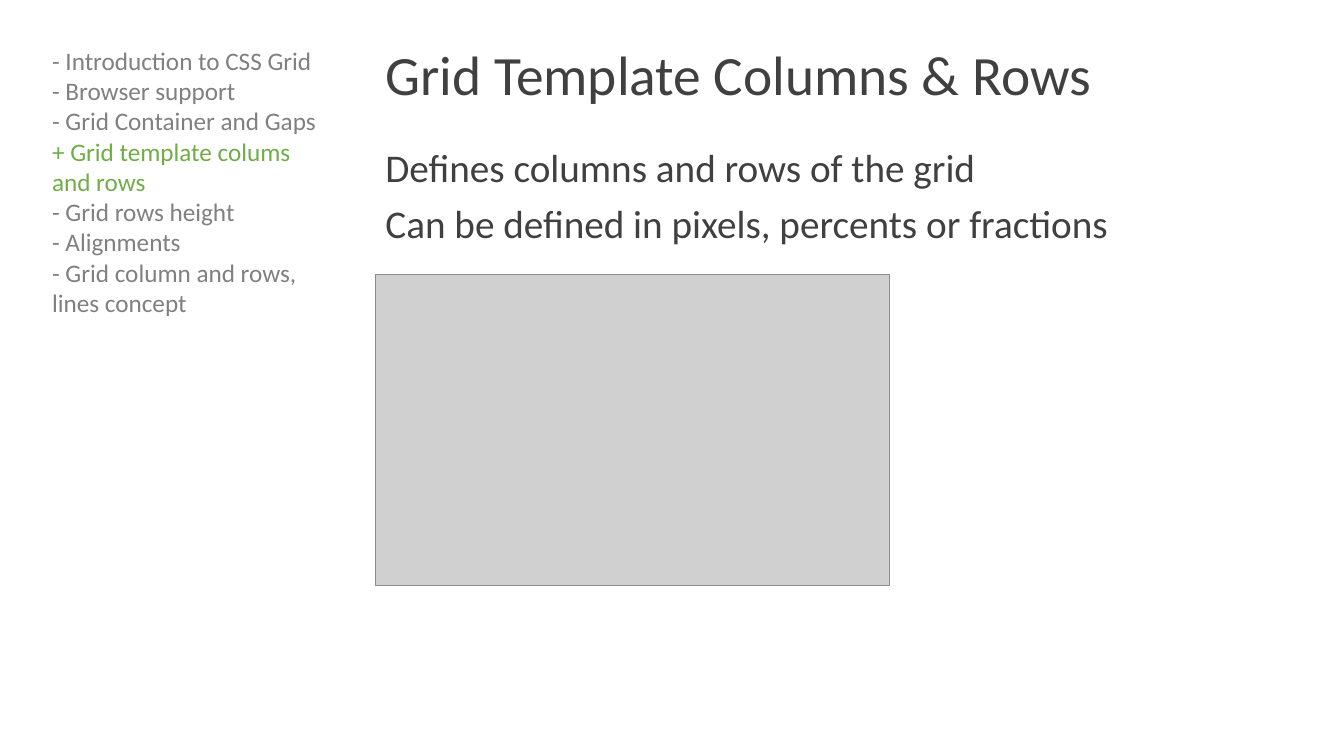
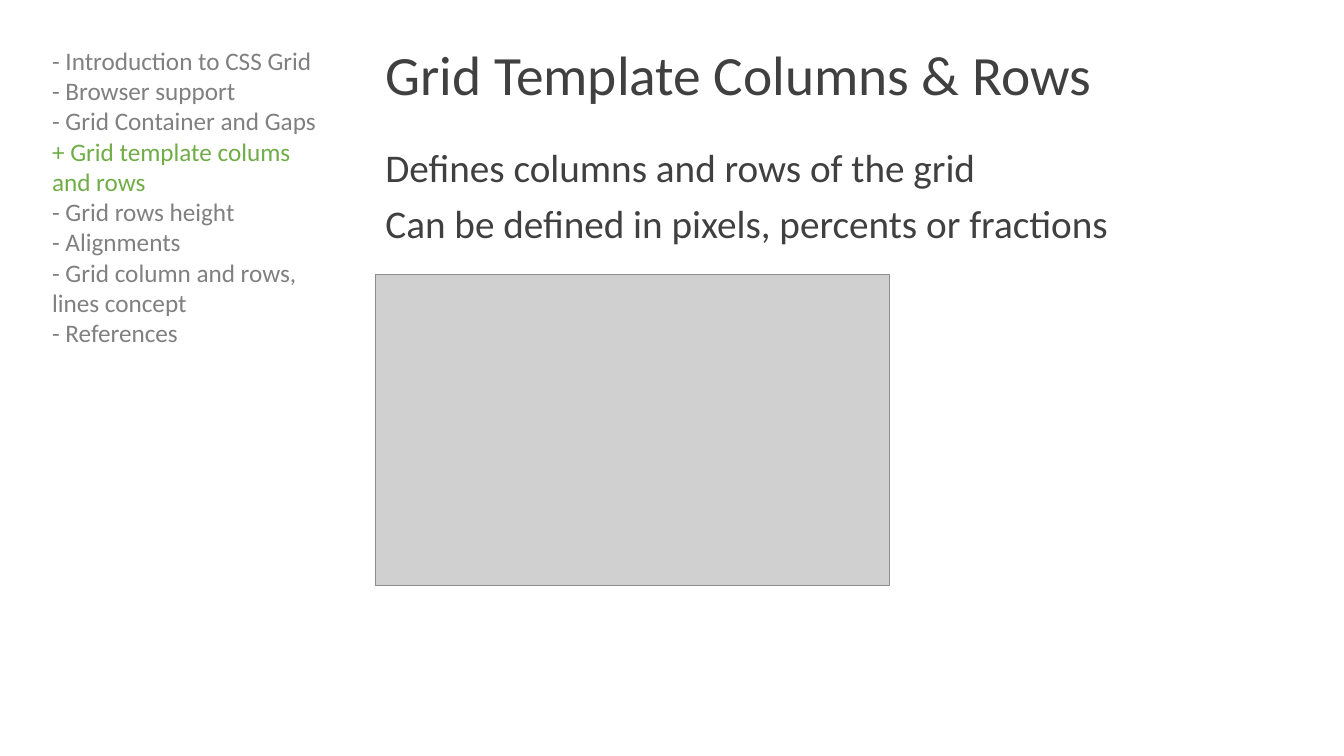
Before and after one commit to TheHelmsman/css-grid-layout, a slide deck: slide 5 of presentation/CSS_Grid_Layouts.pptx. Drawn at 1344x756 pixels with LibreOffice and Linux fonts; fonts in the diff are those of the drawing; grey boxes stand for pictures. Boxes give left, top, right and bottom in pixels: in the first picture for what was removed or moved away, otherwise in the second. Text is boxed around its words. In the diff, an @@ line names an element or a change of style, - is before the commit and + after.

```diff
--- a/presentation/CSS_Grid_Layouts.pptx
+++ b/presentation/CSS_Grid_Layouts.pptx
@@ text at [65, 325, 177, 342]: paragraph added @@
+- References
```
Also in this commit, not shown: 8 other slides changed, 1 slide added.
